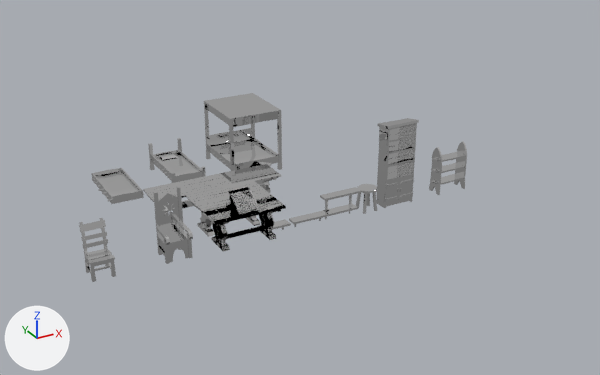
What one commit did to the FBX model Assets/Art/Models/Environment/Furniture.fbx.
The view is the same before and after, from a camera (50 mm lens) standing at (-8.48, -8.61, 10.48) and looking at (3.0, 12.26, 0.04). The axes (+X, +Y, +Z) are drawn at lower left. The lights are the same throughout. Where no turn or scale is listed for an object, it has been applied to the vertices.

In view in the first picture: 'BedElegant', 'BedNormal', 'BedSimple', 'BookcaseSmall', 'BookcaseWithDoors', 'ChairElegant', 'ChairNormal', 'ShelfDouble', 'TableLong', 'TableNormal', 'TableWritingDesk', 'TableWritingDeskCollider'.
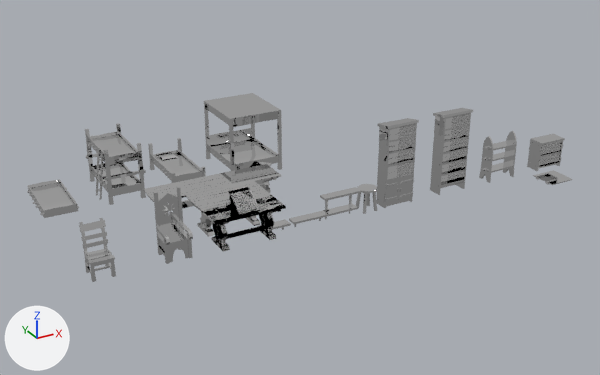
Pixel boxes [x1, y1, x2, y2] of what changed, in the pictures (600 x 375 px):
'BookcaseLarge', added
    after: [430, 108, 473, 195]
'BedBunk', added
    after: [85, 123, 146, 205]
'BedSimple', moved
    before: [91, 168, 144, 204]
    after: [27, 179, 79, 218]
'BookcaseSmall', moved
    before: [429, 141, 467, 195]
    after: [479, 131, 517, 183]
'Cupboard', added
    after: [527, 134, 565, 171]
'LadderBunkBed', added
    after: [96, 148, 104, 200]
'BookcaseDoorLeft.001', added
    after: [533, 173, 562, 185]
'BookcaseDoorRight.001', added
    after: [544, 170, 573, 183]
'CupboardDoorHinges', added
    after: [538, 144, 563, 166]

Patch to the scene script:
```diff
--- a/Assets/Art/Models/Environment/Furniture.fbx.py
+++ b/Assets/Art/Models/Environment/Furniture.fbx.py
@@ me_cupboard_001 @@
+me_cupboard_001.from_pydata(...)  # 108 vertices, 84 faces; spans x -0.505..0.505, y -0.001..0.999, z -0.225..0.3
+me_cupboard_001.materials.append(mat_imphenziapixpal)  # its picture is missing
@@ me_cupboarddoorhinges_001 @@
+me_cupboarddoorhinges_001.from_pydata(...)  # 160 vertices, 160 faces; spans x -0.496..0.496, y 0.18..0.77, z 0.25..0.29
+me_cupboarddoorhinges_001.materials.append(mat_imphenziapixpal)  # its picture is missing
@@ me_ladderbunkbed_001 @@
+me_ladderbunkbed_001.from_pydata(...)  # 172 vertices, 208 faces; spans x -0.03..0.24, y -0.25..0.25, z 0.0..1.52
+me_ladderbunkbed_001.materials.append(mat_imphenziapixpal)  # its picture is missing
@@ me_bookcasedoors_004 @@
+me_bookcasedoors_004.from_pydata(...)  # 162 vertices, 135 faces; spans x -0.02..0.451, y -0.442..0.423, z -0.02..0.05
+me_bookcasedoors_004.materials.append(mat_imphenziapixpal)  # its picture is missing
@@ me_bookcaselarge_001 @@
+me_bookcaselarge_001.from_pydata(...)  # 292 vertices, 244 faces; spans x -0.54..0.54, y -0.26..0.27, z 0.0..2.6
+me_bookcaselarge_001.materials.append(mat_imphenziapixpal)  # its picture is missing
@@ me_bedbunk_001 @@
+me_bedbunk_001.from_pydata(...)  # 896 vertices, 834 faces; spans x -0.63..0.63, y -1.06..1.06, z 0.0..1.75
+me_bedbunk_001.materials.append(mat_imphenziapixpal)  # its picture is missing
@@ ob_bookcasesmall @@
 ob_bookcasesmall = bpy.data.objects.new('BookcaseSmall', me_bookcasesmall_001)
-ob_bookcasesmall.location = (7.0, 10.0, 0.0)
+ob_bookcasesmall.location = (9.0, 10.0, 0.0)
@@ ob_bedsimple @@
 ob_bedsimple = bpy.data.objects.new('BedSimple', me_bedsimple_001)
-ob_bedsimple.location = (-2.0, 15.0, 0.0)
+ob_bedsimple.location = (-4.0, 15.0, 0.0)
@@ ob_bookcasedoorright_001 @@
+ob_bookcasedoorright_001 = bpy.data.objects.new('BookcaseDoorRight.001', me_bookcasedoors_002.copy())  # the mesh of ob_bookcasedoorright
+ob_bookcasedoorright_001.parent = ob_cupboarddoorhinges
+ob_bookcasedoorright_001.location = (0.449, -0.27, 0.475)
+ob_bookcasedoorright_001.rotation_euler = (-1.571, 0.0, -1.571)  # degrees (-90, 0, -90)
+ob_bookcasedoorright_001.scale = (-1.0, -1.0, -1.0)
@@ ob_cupboarddoorhinges @@
+ob_cupboarddoorhinges = bpy.data.objects.new('CupboardDoorHinges', me_cupboarddoorhinges_001)
+ob_cupboarddoorhinges.parent = ob_cupboard
+ob_cupboarddoorhinges.location = (0.0, 0.0, 0.0)
@@ ob_cupboard @@
+ob_cupboard = bpy.data.objects.new('Cupboard', me_cupboard_001)
+ob_cupboard.location = (11.0, 10.0, 0.0)
+ob_cupboard.rotation_euler = (1.571, 0.0, 0.0)  # degrees (90, 0, 0)
@@ ob_ladderbunkbed @@
+ob_ladderbunkbed = bpy.data.objects.new('LadderBunkBed', me_ladderbunkbed_001)
+ob_ladderbunkbed.location = (-2.72, 14.57, 0.04)
@@ ob_bookcasedoorleft_001 @@
+ob_bookcasedoorleft_001 = bpy.data.objects.new('BookcaseDoorLeft.001', me_bookcasedoors_004)
+ob_bookcasedoorleft_001.location = (10.55, 9.52, -0.27)
@@ ob_bookcaselarge @@
+ob_bookcaselarge = bpy.data.objects.new('BookcaseLarge', me_bookcaselarge_001)
+ob_bookcaselarge.location = (7.0, 10.0, 0.0)
@@ ob_bedbunk @@
+ob_bedbunk = bpy.data.objects.new('BedBunk', me_bedbunk_001)
+ob_bedbunk.location = (-2.0, 15.0, 0.0)
```
